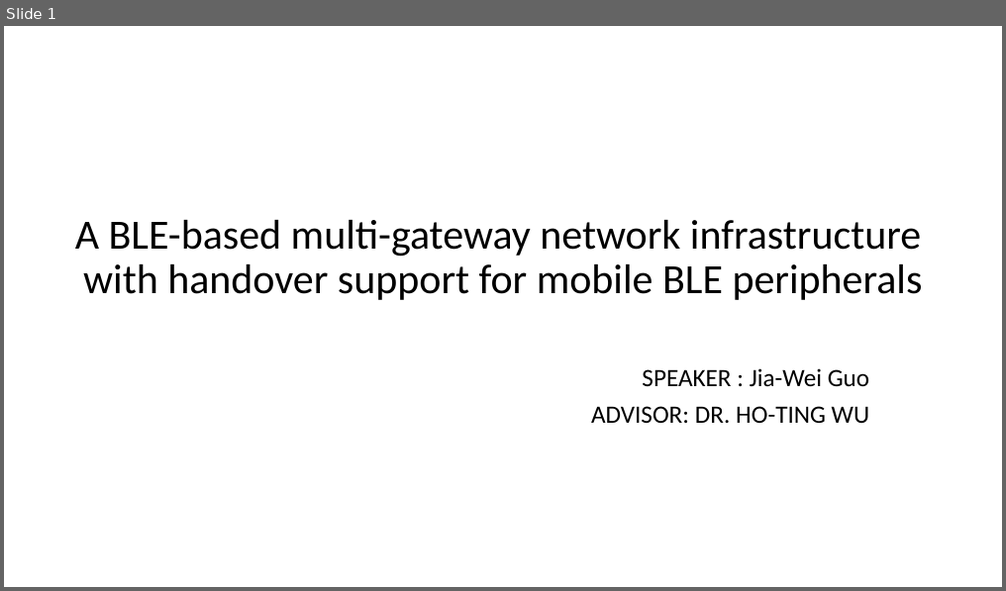
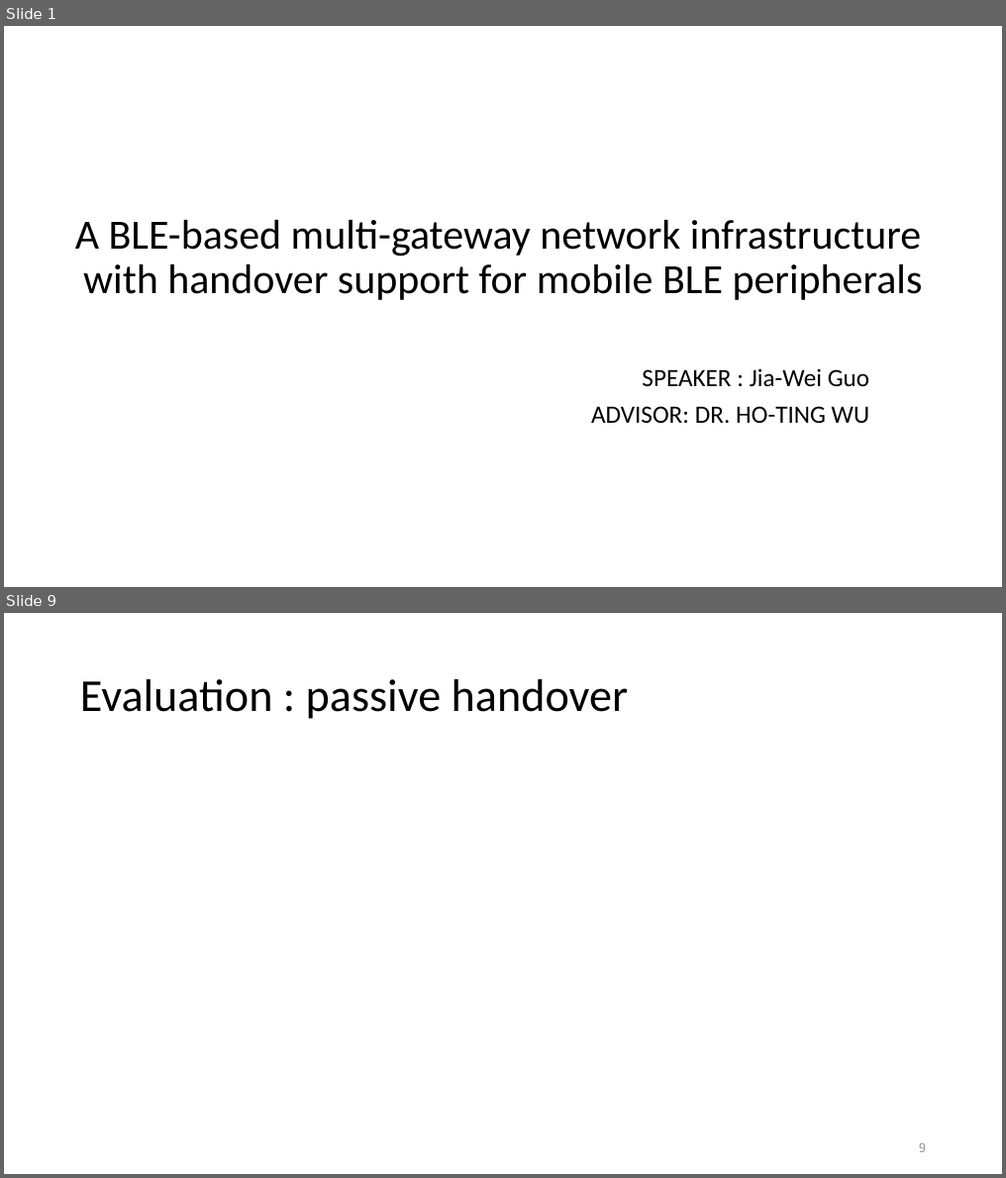
Before and after one commit to EKOISMYLOVE/NTUT_GM_PPT, a slide deck: A BLE-based multi-gateway network infrastructure with handover support for mobile BLE peripherals.pptx. Shown one above the other, each under a label of ours: slide 1 before the commit, slides 1 and 9 after it; the slides between them are not shown. The pictures are 1006x591 and 1006x1178 pixels, drawn with LibreOffice and Linux fonts; fonts in the diff are those of the drawing; grey boxes stand for pictures. Boxes give left, top, right and bottom in pixels: in the first picture for what was removed or moved away, otherwise in the second. Text is boxed around its words. In the diff, an @@ line names an element or a change of style, - is before the commit and + after.

```diff
--- a/A BLE-based multi-gateway network infrastructure with handover support for mobile BLE peripherals.pptx
+++ b/A BLE-based multi-gateway network infrastructure with handover support for mobile BLE peripherals.pptx
@@ slide 9 added at bbox=[4, 613, 1002, 1174], background #FFFFFF @@
@@ title added at bbox=[80, 679, 629, 719], 44 pt, text #000000 @@
+Evaluation : passive handover
@@ page number added at bbox=[919, 1144, 926, 1153], 12 pt, text #8C8C8C @@
+9
```
Also in this commit, not shown: 9 slides changed, 8 other slides added.
